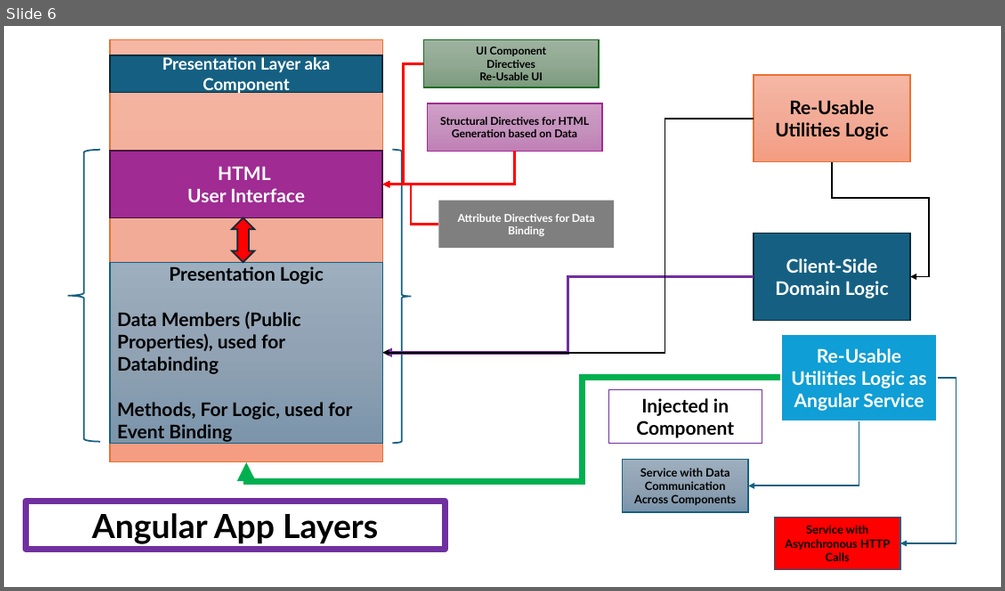
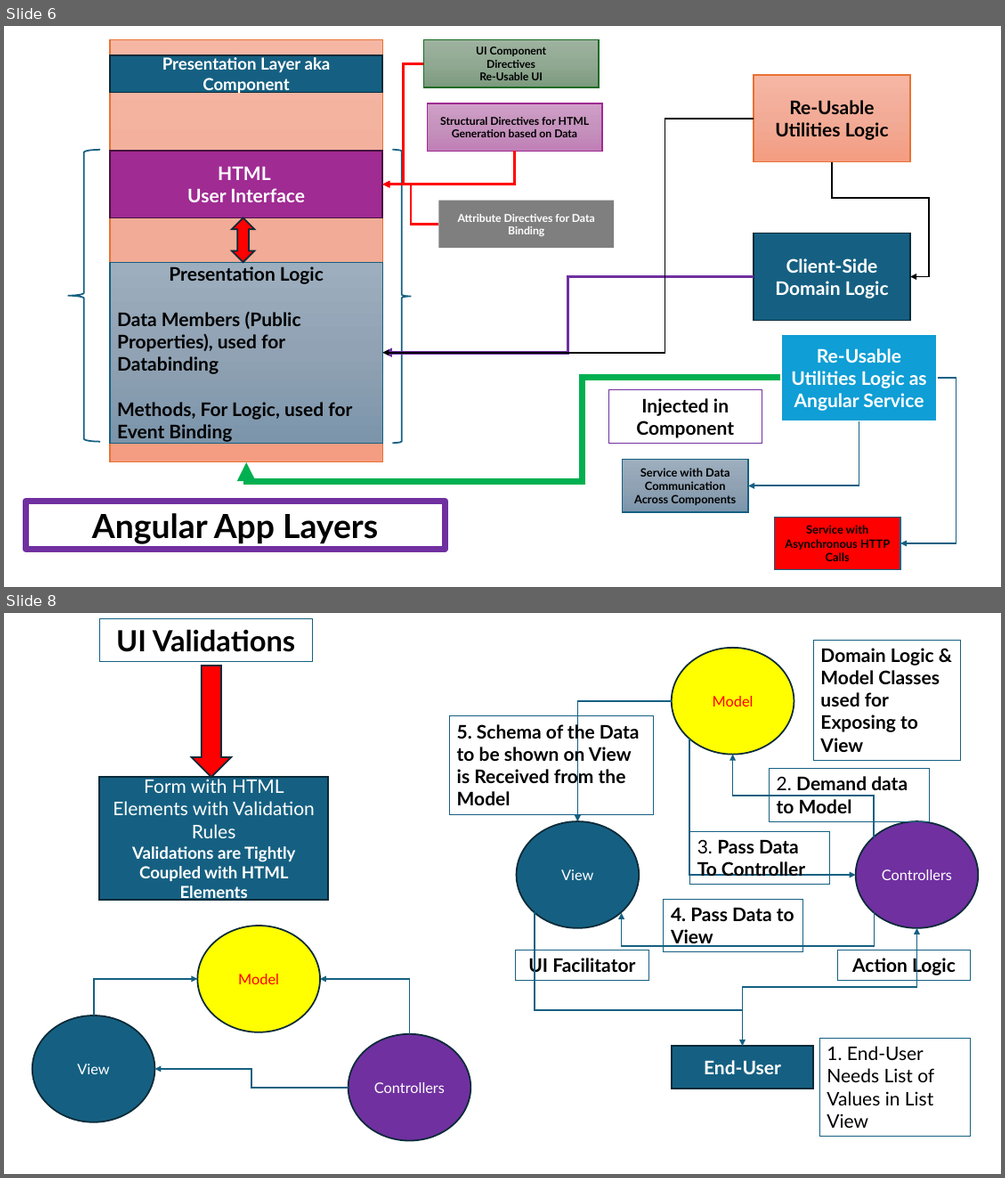
Before and after one commit to maheshsabnis/ng17guard, a slide deck: my-ng-app/Angular_Training_Images.pptx. Shown one above the other, each under a label of ours: slide 6 before the commit, slides 6 and 8 after it; the slides between them are not shown. The pictures are 1005x591 and 1005x1178 pixels, drawn with LibreOffice and Linux fonts; fonts in the diff are those of the drawing. Boxes give left, top, right and bottom in pixels: in the first picture for what was removed or moved away, otherwise in the second. Text is boxed around its words. In the diff, an @@ line names an element or a change of style, - is before the commit and + after.

```diff
--- a/my-ng-app/Angular_Training_Images.pptx
+++ b/my-ng-app/Angular_Training_Images.pptx
@@ slide 8 added at (x1=4, y1=613, x2=1001, y2=1174), background #FFFFFF @@
@@ rectangle added at (x1=100, y1=618, x2=312, y2=661), outline #156082 0.75 pt, 28 pt, text #000000, bold @@
+UI Validations
@@ down arrow added at (x1=192, y1=666, x2=231, y2=777), fill #FF0000, outline #092A39 1.5 pt @@
@@ ellipse added at (x1=672, y1=648, x2=794, y2=755), fill #FFFF00, outline #092A39 1.5 pt, 14 pt, text #FF0000 @@
+Model
@@ rectangle added at (x1=813, y1=640, x2=961, y2=761), outline #156082 0.75 pt, 18 pt, text #000000, bold @@
+Domain Logic & Model Classes used for Exposing to View
@@ rectangle added at (x1=450, y1=716, x2=653, y2=814), outline #156082 0.75 pt, 18 pt, text #000000, bold @@
+5. Schema of the Data to be shown on View is Received from the Model
@@ elbow arrow added from (672, 701) to (577, 821), #156082 1.5 pt @@
@@ elbow arrow added from (689, 738) to (856, 875), #156082 1.5 pt @@
@@ elbow arrow added from (874, 837) to (733, 755), #156082 1.5 pt @@
@@ rectangle added at (x1=769, y1=769, x2=930, y2=821), outline #156082 0.75 pt, 18 pt, text #000000, bold @@
+2. Demand data to Model
@@ rectangle added at (x1=100, y1=777, x2=329, y2=900), fill #156082, outline #092A39 1.5 pt, 16 pt, text #FFFFFF, bold @@
+Form with HTML Elements with Validation Rules
+Validations are Tightly Coupled with HTML Elements
@@ ellipse added at (x1=517, y1=821, x2=639, y2=929), fill #156082, outline #092A39 1.5 pt, 14 pt, text #FFFFFF @@
+View
@@ ellipse added at (x1=856, y1=821, x2=979, y2=929), fill #7030A0, outline #092A39 1.5 pt, 14 pt, text #FFFFFF @@
+Controllers
@@ rectangle added at (x1=689, y1=831, x2=830, y2=884), outline #156082 0.75 pt, 18 pt, text #000000, bold @@
+3. Pass Data To Controller
@@ rectangle added at (x1=663, y1=900, x2=803, y2=952), outline #156082 0.75 pt, 18 pt, text #000000, bold @@
+4. Pass Data to View
@@ ellipse added at (x1=198, y1=925, x2=320, y2=1032), fill #FFFF00, outline #092A39 1.5 pt, 14 pt, text #FF0000 @@
+Model
@@ elbow arrow added from (534, 912) to (742, 1046), #156082 1.5 pt @@
@@ elbow arrow added from (874, 912) to (622, 913), #156082 1.5 pt @@
@@ elbow arrow added from (743, 1046) to (917, 928), #156082 1.5 pt @@
@@ rectangle added at (x1=516, y1=950, x2=648, y2=981), outline #156082 0.75 pt, 18 pt, text #000000, bold @@
+UI Facilitator
@@ rectangle added at (x1=838, y1=950, x2=971, y2=981), outline #156082 0.75 pt, 18 pt, text #000000, bold @@
+Action Logic
@@ elbow arrow added from (94, 1015) to (198, 979), #156082 1.5 pt @@
@@ elbow arrow added from (409, 1034) to (320, 979), #156082 1.5 pt @@
@@ ellipse added at (x1=32, y1=1015, x2=155, y2=1122), fill #156082, outline #092A39 1.5 pt, 14 pt, text #FFFFFF @@
+View
@@ ellipse added at (x1=348, y1=1034, x2=470, y2=1141), fill #7030A0, outline #092A39 1.5 pt, 14 pt, text #FFFFFF @@
+Controllers
@@ rectangle added at (x1=820, y1=1038, x2=971, y2=1136), outline #156082 0.75 pt, 18 pt, text #000000 @@
+1. End-User Needs List of Values in List View
@@ rectangle added at (x1=672, y1=1046, x2=814, y2=1088), fill #156082, outline #092A39 1.5 pt, 18 pt, text #FFFFFF, bold @@
+End-User
@@ elbow arrow added from (348, 1087) to (155, 1069), #156082 1.5 pt @@
```
Also in this commit, not shown: 2 other slides added, 20 other files.
